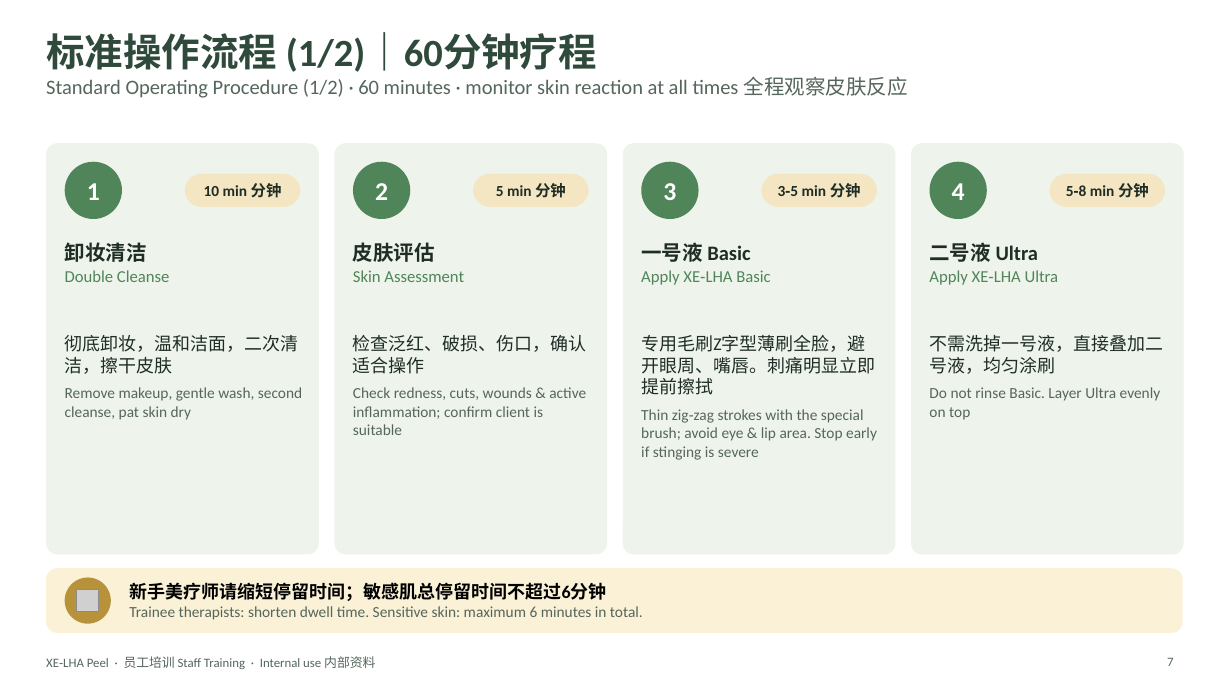
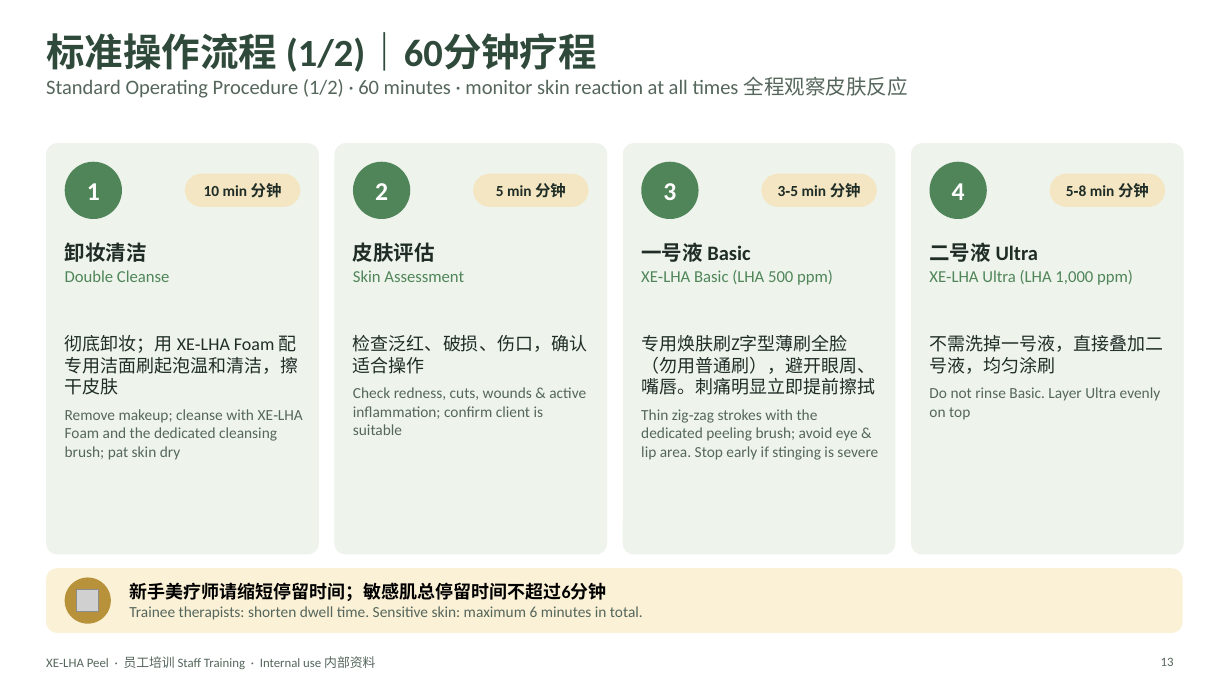
Before and after one commit to wanxinlee/cautious-computing-machine, a slide deck: slide 13 of XE-LHA-Peel-Staff-Training.pptx (slide 7 before the commit). Drawn at 1232x693 pixels with LibreOffice and Linux fonts; fonts in the diff are those of the drawing; grey boxes stand for pictures. Boxes give left, top, right and bottom in pixels: in the first picture for what was removed or moved away, otherwise in the second. Text is boxed around its words. In the diff, an @@ line names an element or a change of style, - is before the commit and + after.

```diff
--- a/XE-LHA-Peel-Staff-Training.pptx
+++ b/XE-LHA-Peel-Staff-Training.pptx
@@ text at (x1=641, y1=270, x2=833, y2=285): text changed @@
-Apply XE‑LHA Basic
+XE‑LHA Basic (LHA 500 ppm)
@@ text at (x1=929, y1=270, x2=1133, y2=285): text changed @@
-Apply XE‑LHA Ultra
+XE‑LHA Ultra (LHA 1,000 ppm)
@@ text at (x1=65, y1=335, x2=303, y2=460): text changed @@
-彻底卸妆，温和洁面，二次清洁，擦干皮肤
-Remove makeup, gentle wash, second cleanse, pat skin dry
+彻底卸妆；用 XE‑LHA Foam 配专用洁面刷起泡温和清洁，擦干皮肤
+Remove makeup; cleanse with XE‑LHA Foam and the dedicated cleansing brush; pat skin dry
@@ text at (x1=641, y1=335, x2=878, y2=460): text changed @@
-专用毛刷Z字型薄刷全脸，避开眼周、嘴唇。刺痛明显立即提前擦拭
-Thin zig‑zag strokes with the special brush; avoid eye & lip area. Stop early if stinging is severe
+专用焕肤刷Z字型薄刷全脸（勿用普通刷），避开眼周、嘴唇。刺痛明显立即提前擦拭
+Thin zig‑zag strokes with the dedicated peeling brush; avoid eye & lip area. Stop early if stinging is severe
@@ page number at (x1=1161, y1=657, x2=1174, y2=666): text changed @@
-7
+13
```
Also in this commit, not shown: 5 other slides changed, 7 slides added, 1 slide removed.
